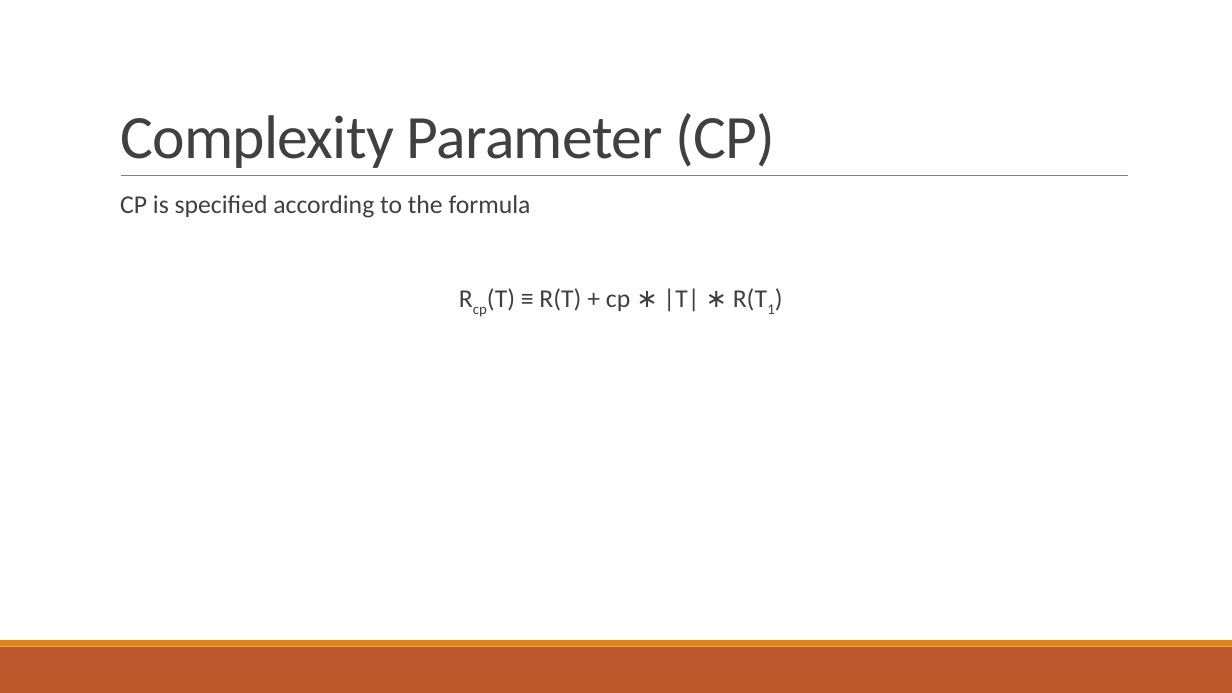
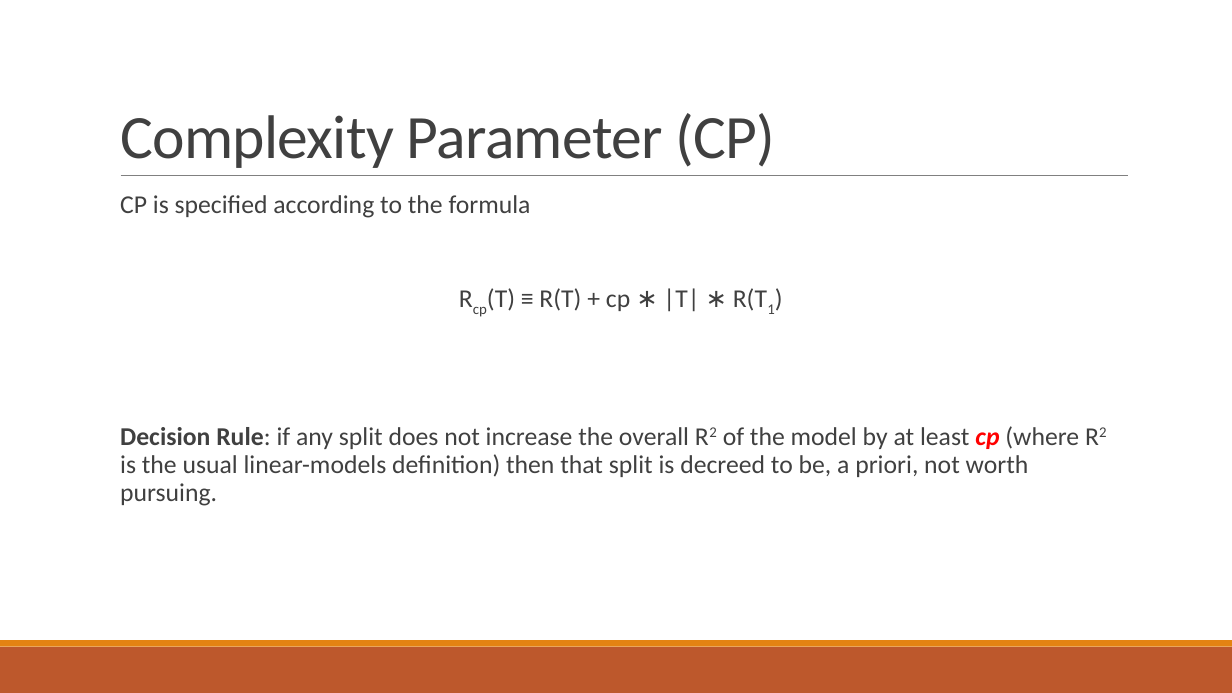
Before and after one commit to MLBartley/DataMiningCourse, a slide deck: slide 7 of Project3/Project3Slides.pptx. Drawn at 1232x693 pixels with LibreOffice and Linux fonts; fonts in the diff are those of the drawing. Boxes give left, top, right and bottom in pixels: in the first picture for what was removed or moved away, otherwise in the second. Text is boxed around its words. In the diff, an @@ line names an element or a change of style, - is before the commit and + after.

```diff
--- a/Project3/Project3Slides.pptx
+++ b/Project3/Project3Slides.pptx
@@ text at (x1=120, y1=426, x2=1079, y2=506): paragraph added @@
+  Decision Rule: if any split does not increase the overall R2 of the model by at least cp (where R2 is the usual linear-models definition) then that split is decreed to be, a priori, not worth pursuing.
```
Also in this commit, not shown: 2 other slides changed, 2 slides added, 2 slides removed.
